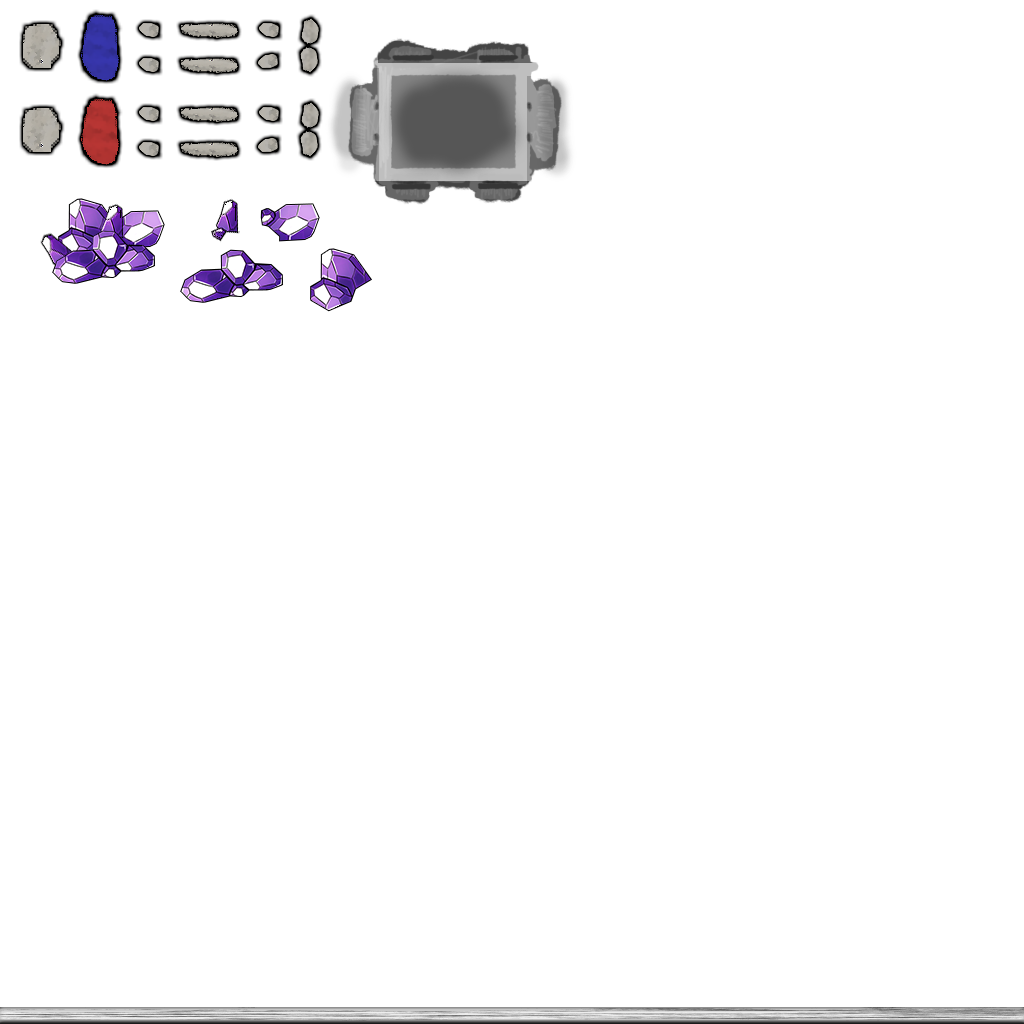
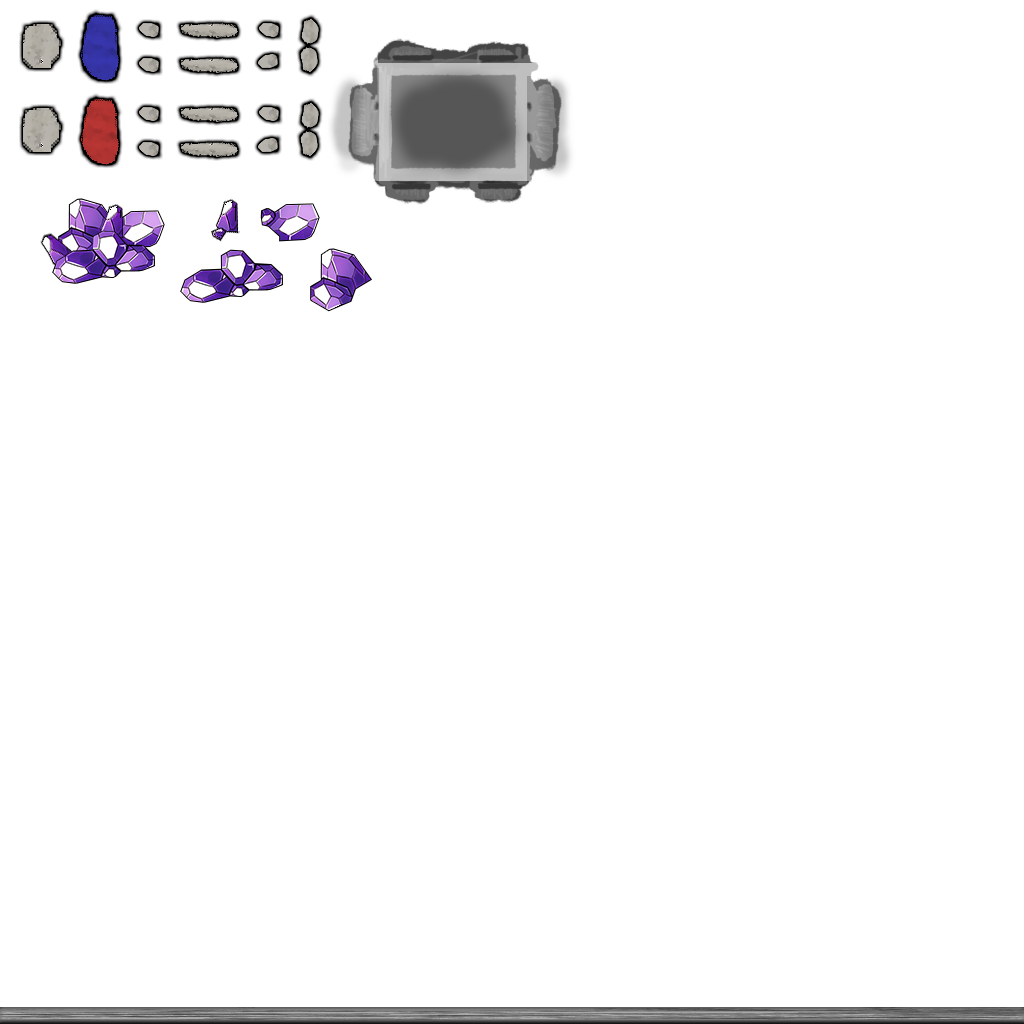
Layer changes from the first 1024x1024 image to the second:
painted on "Layer 6" over [0, 1007, 1024, 1024]
